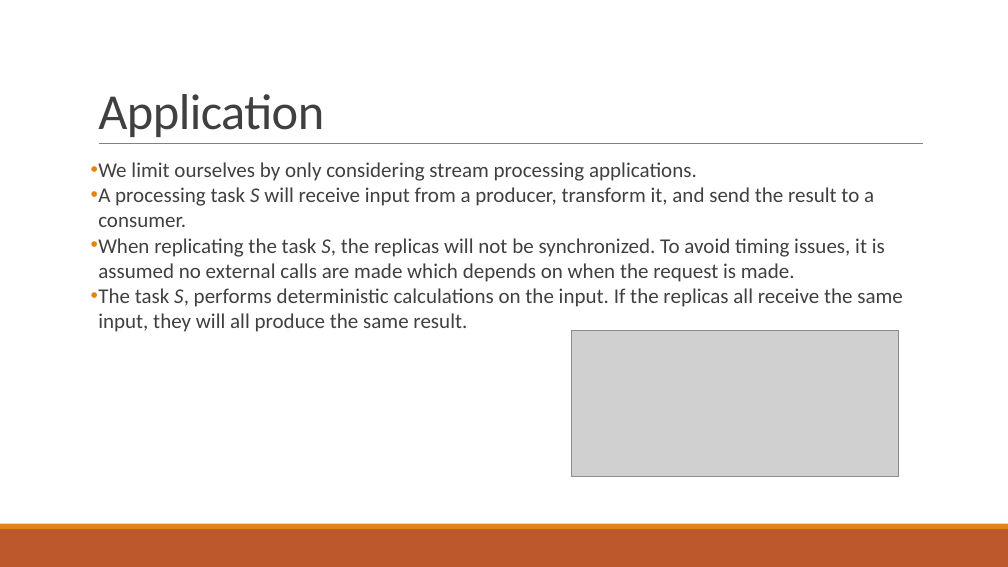
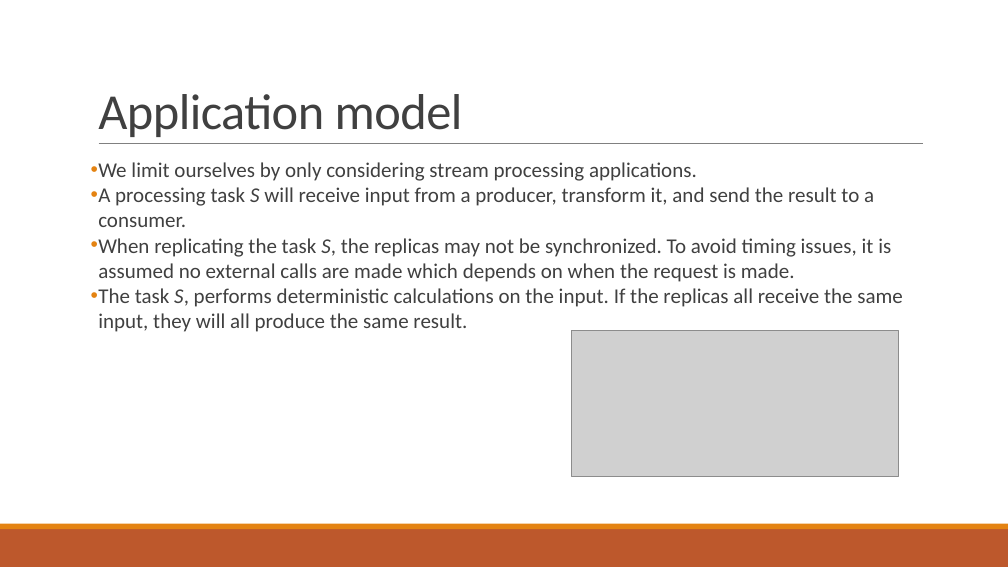
Before and after one commit to PStahl/master_thesis, a slide deck: slide 7 of presentation/presentation.pptx (slide 10 before the commit). Drawn at 1008x567 pixels with LibreOffice and Linux fonts; fonts in the diff are those of the drawing; grey boxes stand for pictures. Boxes give left, top, right and bottom in pixels: in the first picture for what was removed or moved away, otherwise in the second. Text is boxed around its words. In the diff, an @@ line names an element or a change of style, - is before the commit and + after.

```diff
--- a/presentation/presentation.pptx
+++ b/presentation/presentation.pptx
@@ title at bbox=[98, 94, 463, 137]: text changed @@
-Application
+Application model
@@ text at bbox=[98, 238, 891, 282]: text changed @@
-• When replicating the task S, the replicas will not be synchronized. To avoid timing issues, it is assumed no external calls are made which depends on when the request is made.
+• When replicating the task S, the replicas may not be synchronized. To avoid timing issues, it is assumed no external calls are made which depends on when the request is made.
```
Also in this commit, not shown: 7 other slides changed, 6 slides added.
